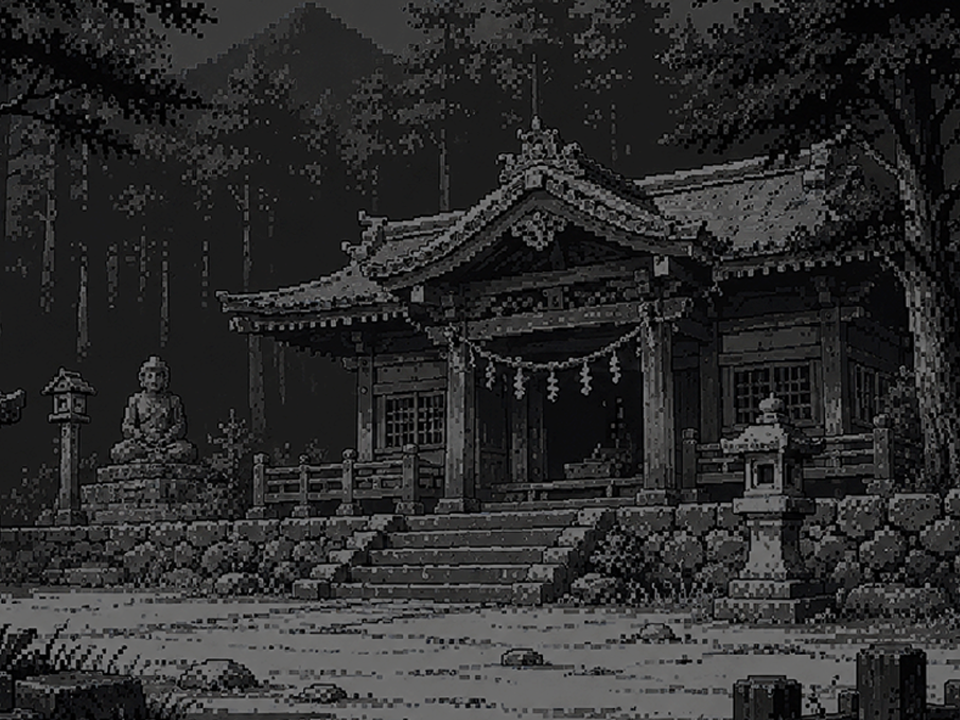
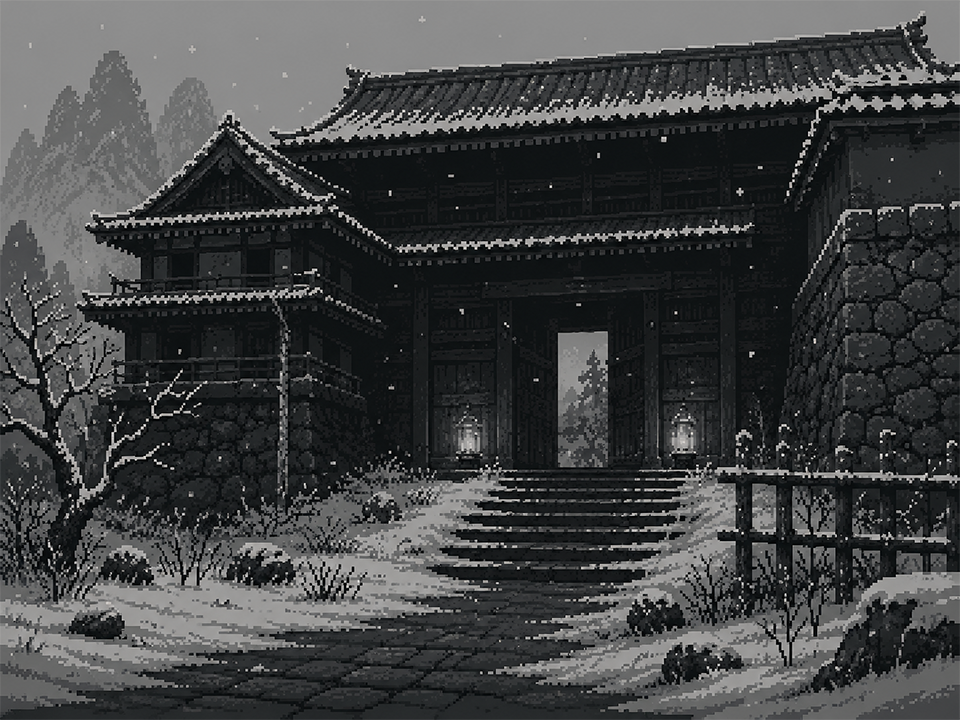
The second 960×720 image is a revision of the first. Changes to its layers:
hid "_Temple.png" over [0, 0, 960, 720]
showed "_CastleGate.png" over [0, 0, 960, 720]
